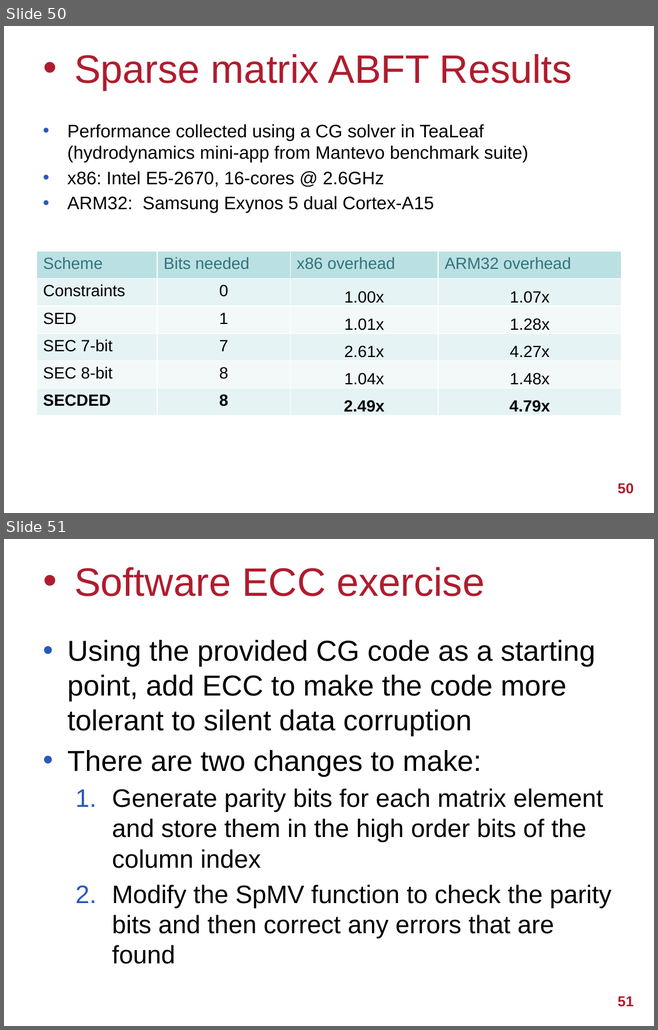
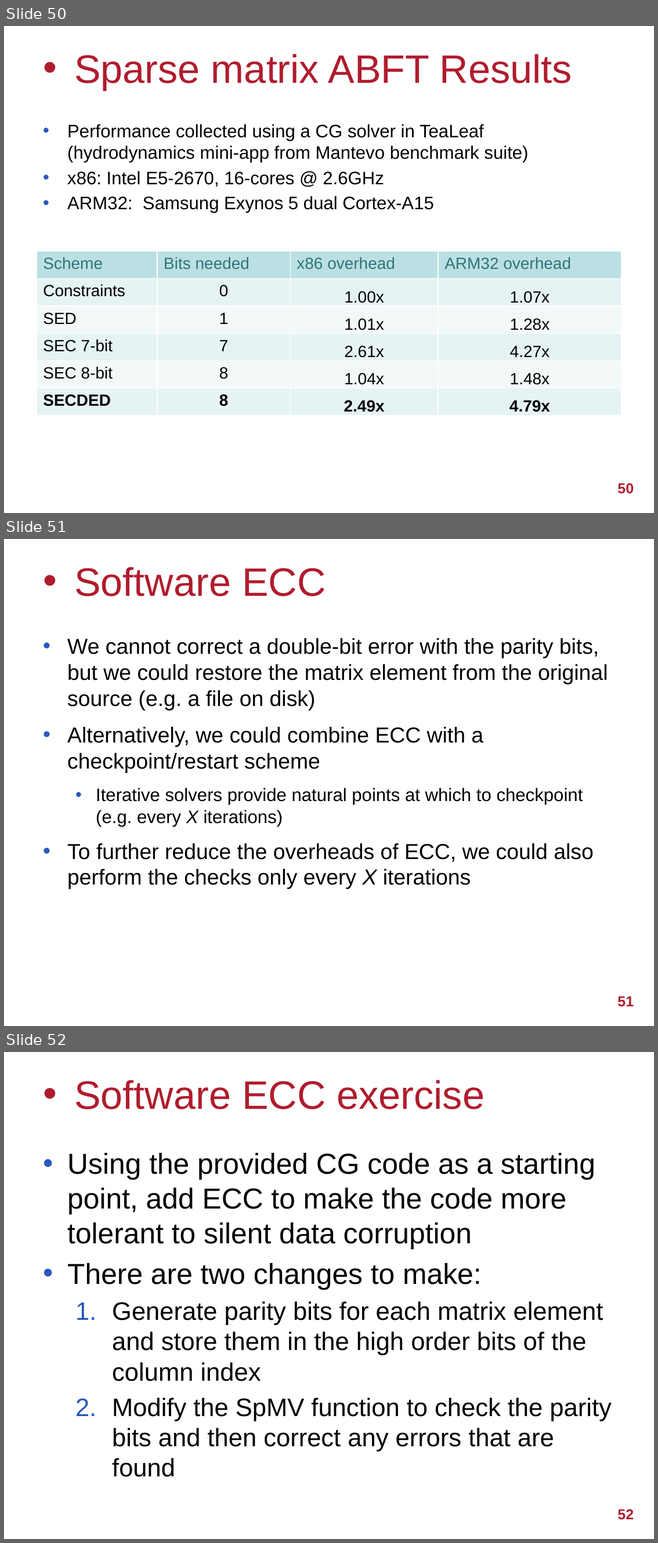
Before and after one commit to UoB-HPC/abft-training, a slide deck: sparse-abft.pptx. Shown one above the other, each under a label of ours: slides 50 and 51 before the commit, slides 50, 51 and 52 after it. The pictures are 658x1030 and 658x1543 pixels, drawn with LibreOffice and Linux fonts; fonts in the diff are those of the drawing; background and template pictures are left out. Boxes give left, top, right and bottom in pixels: in the first picture for what was removed or moved away, otherwise in the second. Text is boxed around its words. In the diff, an @@ line names an element or a change of style, - is before the commit and + after.

```diff
--- a/sparse-abft.pptx
+++ b/sparse-abft.pptx
@@ slide 51 added at bbox=[4, 539, 654, 1026], background #FFFFFF @@
@@ title added at bbox=[74, 567, 325, 596], 44 pt, text #B01C2E @@
+• Software ECC
@@ text added at bbox=[67, 638, 607, 889], 24 pt, text #000000 @@
+• We cannot correct a double-bit error with the parity bits, but we could restore the matrix element from the original source (e.g. a file on disk)
+• Alternatively, we could combine ECC with a checkpoint/restart scheme
+  • Iterative solvers provide natural points at which to checkpoint (e.g. every X iterations)
+• To further reduce the overheads of ECC, we could also perform the checks only every X iterations
@@ page number added at bbox=[617, 997, 633, 1007], 16 pt, text #B01C2E, bold @@
+51
@@ what was slide 51 is now slide 52 @@
@@ page number at bbox=[617, 1509, 633, 1520]: text changed @@
-51
+52
```
Also in this commit, not shown: 2 slides changed.
